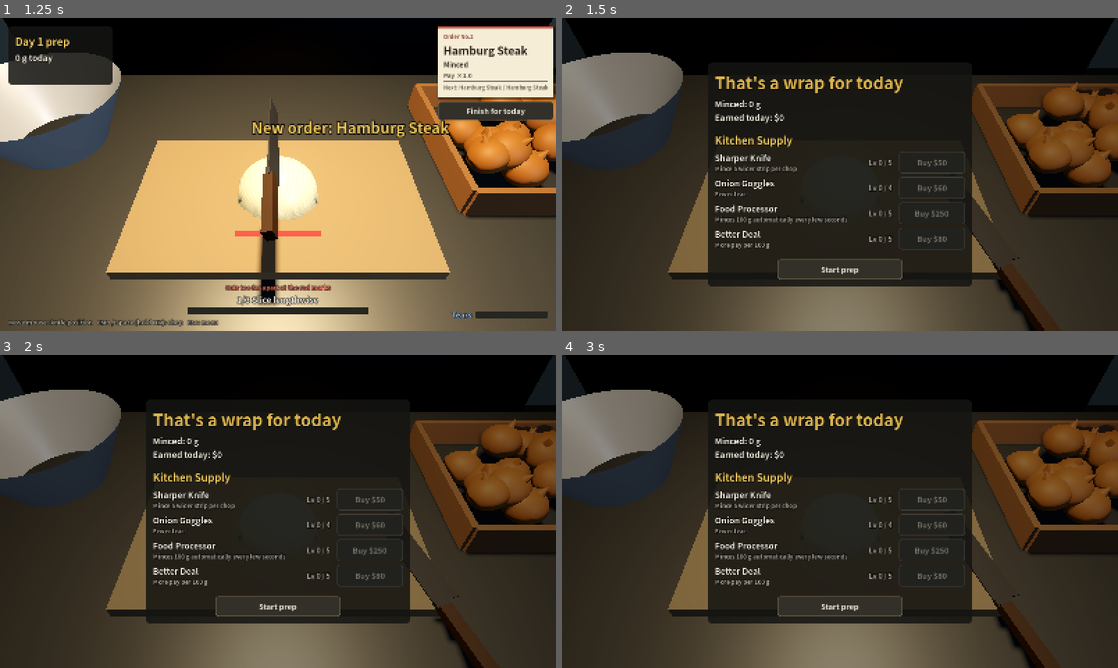
Above: before the commit, frames 1-4 (two rows, left to right).
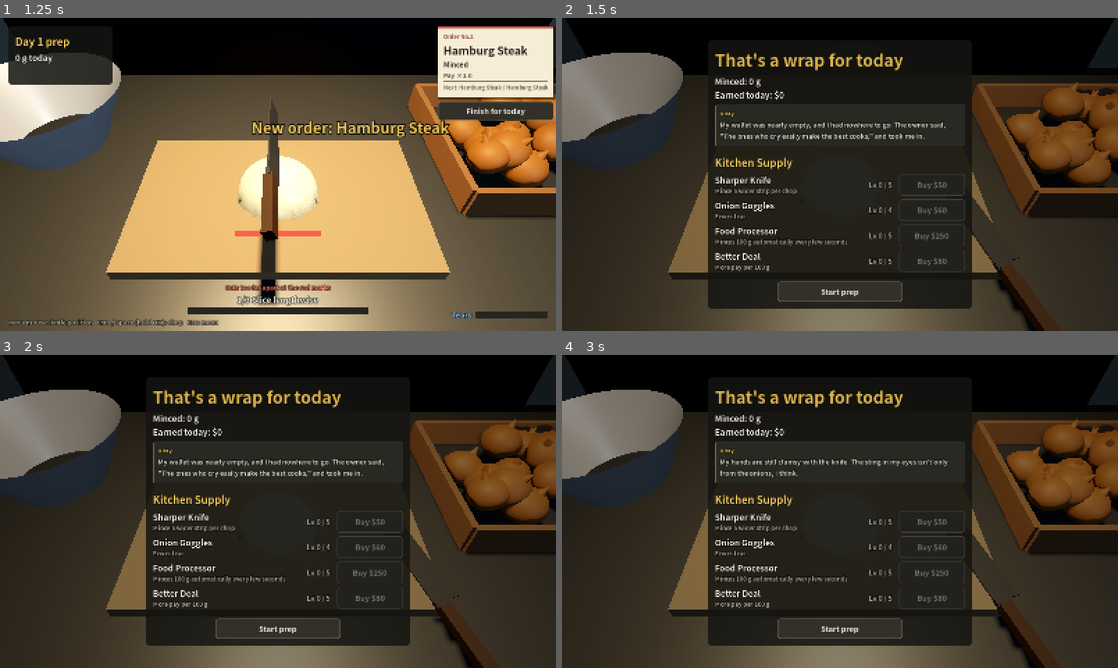
Above: after the commit, the same moments.

Repository: decopon-7/-
Game: Godot game, scene res://scenes/main.tscn
Same seed, same stepped clock (60 frames per second), same inputs: the game is played once before the commit and once after it.
Inputs:
- Up to frame 1 (1.25 s): click "New Game" at 0.5 s
- Up to frame 2 (1.5 s): click "Finish for today" at 1.25 s
- Up to frame 3 (2 s): no input
- Up to frame 4 (3 s): click "Start prep" at 2 s; click "Finish for today" at 2.75 s

Frame 1 is identical in both runs. In frame 2, 10% of the frame differs, in the area x 26-74%, y 11-93%; in frame 3, 10%; in frame 4, 9.8%.

Commit message:
主人公の小さな日記を追加
訳あって静かな町に流れ着いた、多くを語らない主人公の物語。
決まった日（1・2・3・5・7・10・13・16・20・24・28・32・36・40日目）の
仕込み終了後に、断片的な日記として少しずつ顔を出す。玉ねぎの涙というゲームの
テーマと重ねて、多くを説明しすぎない構成にした。

- scripts/i18n.gd: DIARY_<日数> に日本語・英語の本文を追加
- scripts/main.gd: DIARY_DAYS で出す日を管理し、_end_day() で該当すれば渡す
- scripts/ui.gd: 仕込み終了画面に日記欄を追加（該当日のみ表示）
- セーブに「既読」フラグは持たせず、GameState.day の進み方だけで自然に
  1回ずつ出る作り（続きから遊んでも過去の日記が後から出てくることはない）

Co-Authored-By: Claude Sonnet 5 <noreply@anthropic.com>
Claude-Session: https://claude.ai/code/session_01Fz9qy8KHkDBY9XhjKQFu2R

Diff:
--- a/scripts/i18n.gd
+++ b/scripts/i18n.gd
@@ -72,6 +72,65 @@
 	"BTN_MUSIC_ON": {"ja": "BGM: オン", "en": "Music: On"},
 	"BTN_MUSIC_OFF": {"ja": "BGM: オフ", "en": "Music: Off"},
 	"BTN_TO_TITLE": {"ja": "タイトルへ（自動保存）", "en": "Back to title (autosave)"},
+
+	# ---- 主人公の日記（多くを語らない性格なので、断片的にしてある） ----
+	"DIARY_TITLE": {"ja": "日記", "en": "Diary"},
+	"DIARY_1": {
+		"ja": "財布も、行くあてもほとんど残っていなかった。大将に「涙もろいやつほど、いい仕事をする」と言われ、住み込みで働くことになった。",
+		"en": "My wallet was nearly empty, and I had nowhere to go. The owner said, \"The ones who cry easily make the best cooks,\" and took me in.",
+	},
+	"DIARY_2": {
+		"ja": "慣れない手つきで玉ねぎを刻む。目にしみるのは、玉ねぎのせいだけではない気がした。",
+		"en": "My hands are still clumsy with the knife. The sting in my eyes isn't only from the onions, I think.",
+	},
+	"DIARY_3": {
+		"ja": "大将は多くを聞いてこない。それがありがたい。",
+		"en": "The owner doesn't ask many questions. I'm grateful for that.",
+	},
+	"DIARY_5": {
+		"ja": "常連の漁師が「新顔か」とだけ言って、いつもの席に座った。名前も聞かれなかった。",
+		"en": "A regular fisherman just said \"new face\" and sat in his usual seat. He didn't ask my name.",
+	},
+	"DIARY_7": {
+		"ja": "一週間経った。まだこの町の名前も、ちゃんと覚えていない。",
+		"en": "A week has passed. I still don't quite remember the name of this town.",
+	},
+	"DIARY_10": {
+		"ja": "少しだけ、包丁の音が軽くなった気がする。",
+		"en": "The sound of the knife feels a little lighter now.",
+	},
+	"DIARY_13": {
+		"ja": "隣町から来たという老婆が、スープを飲んで「懐かしい味だ」と泣いていた。理由は聞かなかった。",
+		"en": "An old woman from the next town cried over her soup, saying it tasted like something from long ago. I didn't ask why.",
+	},
+	"DIARY_16": {
+		"ja": "夜、賄いを食べながら大将がぽつりと言った。「うちも昔、誰かを拾ったことがある」",
+		"en": "Over the staff meal, the owner said quietly, \"We took someone in once before, too.\"",
+	},
+	"DIARY_20": {
+		"ja": "漁師が魚を分けてくれた。「稼ぎになるかは知らんが」と、ぶっきらぼうに。",
+		"en": "The fisherman shared some of his catch. \"Not sure it's worth much,\" he muttered.",
+	},
+	"DIARY_24": {
+		"ja": "玉ねぎの皮をむくとき、もう昔ほど手が震えない。",
+		"en": "My hands don't shake as much when I peel an onion anymore.",
+	},
+	"DIARY_28": {
+		"ja": "この町に、少しずつ顔見知りが増えてきた。まだ名乗ってはいないけれど。",
+		"en": "I'm starting to recognize more faces in this town. I still haven't told anyone mine.",
+	},
+	"DIARY_32": {
+		"ja": "大将に「ここにいたいだけいていい」と言われた。理由も聞かれなかった。",
+		"en": "The owner said, \"Stay as long as you like.\" No questions asked.",
+	},
+	"DIARY_36": {
+		"ja": "涙は、悲しいときだけに出るものじゃないと、最近わかってきた。",
+		"en": "I'm starting to understand — tears don't only come from sadness.",
+	},
+	"DIARY_40": {
+		"ja": "今日も玉ねぎを刻む。急ぐ理由は、もうどこにもない。",
+		"en": "I cut onions again today. There's no reason to hurry, not anymore.",
+	},
 }
 
 
--- a/scripts/main.gd
+++ b/scripts/main.gd
@@ -25,6 +25,9 @@
 ## 1品完成した瞬間、ごく短く時間の流れを遅くする「間」
 const HIT_STOP_DURATION := 0.07
 const HIT_STOP_SCALE := 0.15
+
+## 主人公の日記が出てくる日。文言は scripts/i18n.gd の DIARY_<日> にある
+const DIARY_DAYS := [1, 2, 3, 5, 7, 10, 13, 16, 20, 24, 28, 32, 36, 40]
 
 var state := State.TITLE
 var grams_today := 0
@@ -129,12 +132,17 @@
 func _end_day() -> void:
 	if state != State.PLAYING:
 		return
-	ui.show_day_end(grams_today, earned_today)
+	ui.show_day_end(grams_today, earned_today, _diary_text_for(GameState.day))
 	Sfx.play("bell", -2.0, 0.0)
 	Sfx.set_loop("processor", false)
 	GameState.day += 1
 	GameState.save_game()
 	_set_state(State.DAY_END)
+
+
+## 主人公の小さな日記。多くを語らない性格なので、決まった日にだけぽつりと出てくる
+func _diary_text_for(day: int) -> String:
+	return tr("DIARY_%d" % day) if day in DIARY_DAYS else ""
 
 
 func _process(delta: float) -> void:
--- a/scripts/ui.gd
+++ b/scripts/ui.gd
@@ -49,6 +49,9 @@
 
 var _end_title: Label
 var _end_body: Label
+var _diary_box: Control
+var _diary_title: Label
+var _diary_text: Label
 var _shop_title: Label
 var _shop_rows := {}
 var _start_day_button: Button
@@ -100,6 +103,7 @@
 	_tears_label.text = tr("HUD_TEARS")
 	_end_shift_button.text = tr("HUD_END_SHIFT")
 	_shop_title.text = tr("SHOP_TITLE")
+	_diary_title.text = tr("DIARY_TITLE")
 	_start_day_button.text = tr("BTN_START_DAY")
 	_pause_title.text = tr("PAUSE_TITLE")
 	_resume_button.text = tr("BTN_RESUME")
@@ -130,10 +134,13 @@
 	_tears_bar.modulate = COL_BAD if tears > 0.8 else Color.WHITE
 
 
-func show_day_end(grams: int, earned: int) -> void:
+func show_day_end(grams: int, earned: int, diary: String = "") -> void:
 	_end_title.text = tr("END_TITLE")
 	_end_title.modulate = COL_ACCENT
 	_end_body.text = tr("END_BODY") % [grams, earned]
+	_diary_box.visible = diary != ""
+	if diary != "":
+		_diary_text.text = diary
 	refresh_shop()
 	show_only(day_end_screen)
 
@@ -295,6 +302,27 @@
 	return l
 
 
+## 主人公の日記。決まった日にだけ、仕込み終了画面に小さく出てくる
+func _build_diary_box() -> Control:
+	var panel := PanelContainer.new()
+	panel.mouse_filter = Control.MOUSE_FILTER_IGNORE
+	var paper := _style(Color(0.16, 0.16, 0.14), 4, 14)
+	paper.border_color = Color(0.4, 0.38, 0.3)
+	paper.border_width_left = 4
+	panel.add_theme_stylebox_override("panel", paper)
+	var box := VBoxContainer.new()
+	box.add_theme_constant_override("separation", 4)
+	panel.add_child(box)
+	_diary_title = _label(15, COL_ACCENT)
+	_diary_text = _label(19, Color(0.85, 0.83, 0.76))
+	_diary_text.autowrap_mode = TextServer.AUTOWRAP_WORD_SMART
+	box.add_child(_diary_title)
+	box.add_child(_diary_text)
+	_diary_box = panel
+	_diary_box.visible = false
+	return panel
+
+
 func update_ticket(order_id: String, next_ids: Array, number: int) -> void:
 	var o: Dictionary = GameState.ORDERS[order_id]
 	_ticket_title.text = tr("TICKET_TITLE") % number
@@ -340,6 +368,7 @@
 	_shop_title = _label(30, COL_ACCENT)
 	box.add_child(_end_title)
 	box.add_child(_end_body)
+	box.add_child(_build_diary_box())
 	box.add_child(HSeparator.new())
 	box.add_child(_shop_title)
 
Not shown, changed: README.md
Not shown, changed: docs/STEAM_ROADMAP.md
